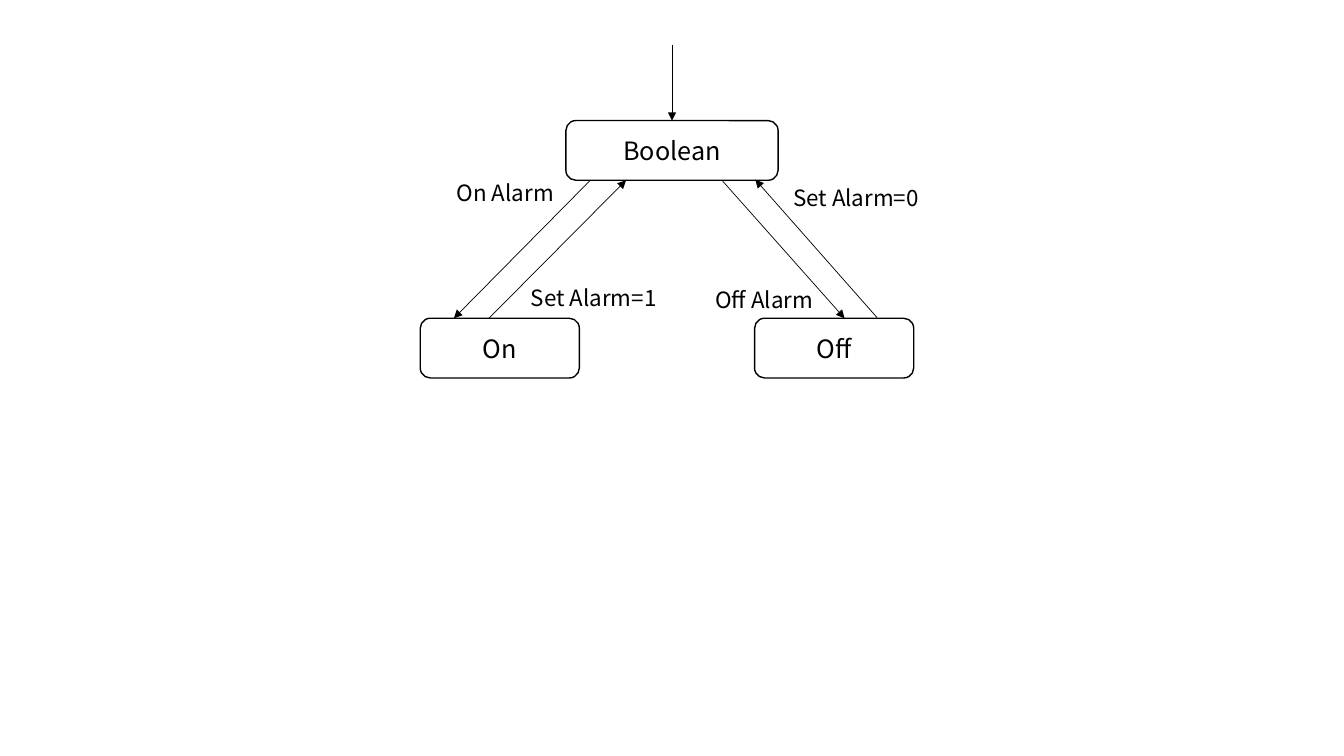
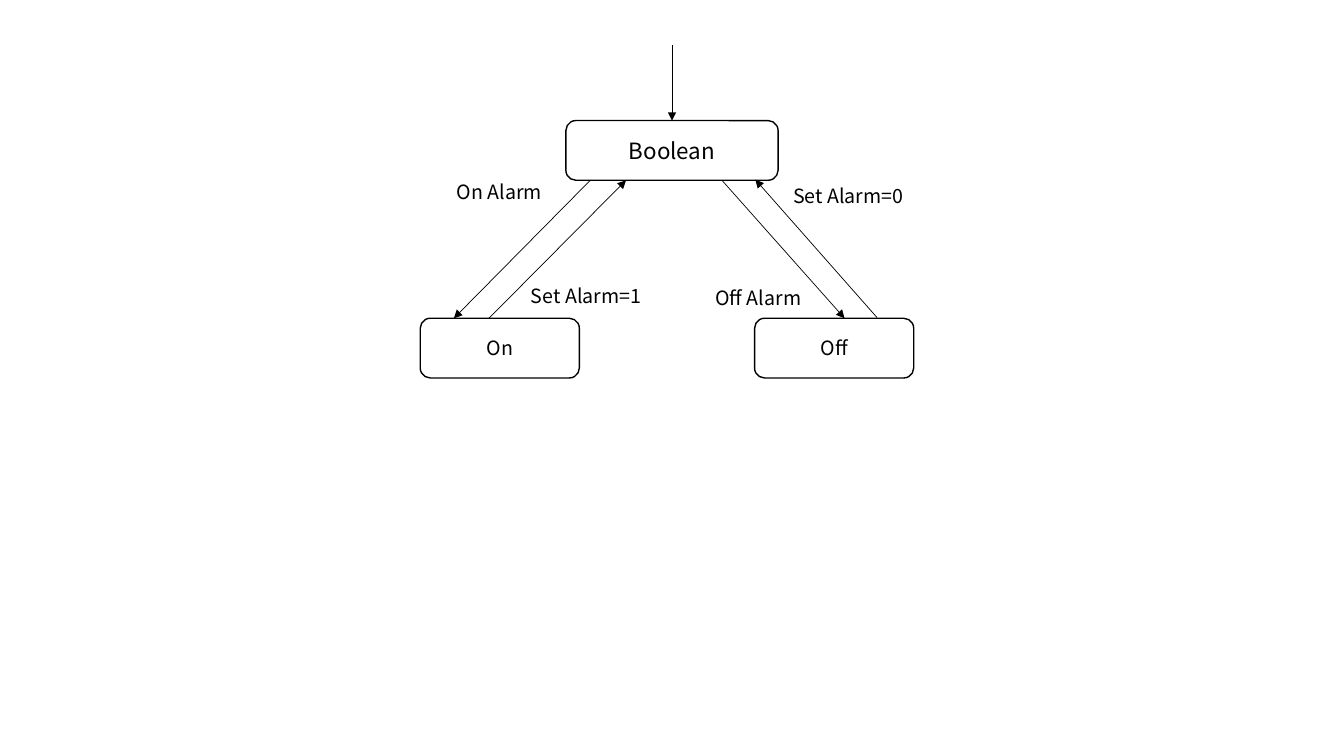
Before and after one commit to Team-RELIFE/documents, a slide deck: slide 2 of 요구사항분석서/std.pptx. Drawn at 1344x756 pixels with LibreOffice and Linux fonts; fonts in the diff are those of the drawing. Boxes give left, top, right and bottom in pixels: in the first picture for what was removed or moved away, otherwise in the second. Text is boxed around its words. In the diff, an @@ line names an element or a change of style, - is before the commit and + after.

```diff
--- a/요구사항분석서/std.pptx
+++ b/요구사항분석서/std.pptx
@@ rounded rectangle "Boolean" at (x1=566, y1=121, x2=778, y2=180): size 18 to 16 pt @@
@@ size 16 to 14 pt in 4 elements at (x1=793, y1=187, x2=903, y2=204), (x1=531, y1=287, x2=641, y2=304), (x1=715, y1=289, x2=801, y2=306), (x1=457, y1=183, x2=542, y2=200) @@
@@ rounded rectangle "On" at (x1=420, y1=319, x2=580, y2=378): size 18 to 14 pt @@
@@ rounded rectangle "Off" at (x1=755, y1=319, x2=914, y2=378): size 18 to 14 pt @@
```
Also in this commit, not shown: 1 other slide changed, 1 slide added, 30 other files.
